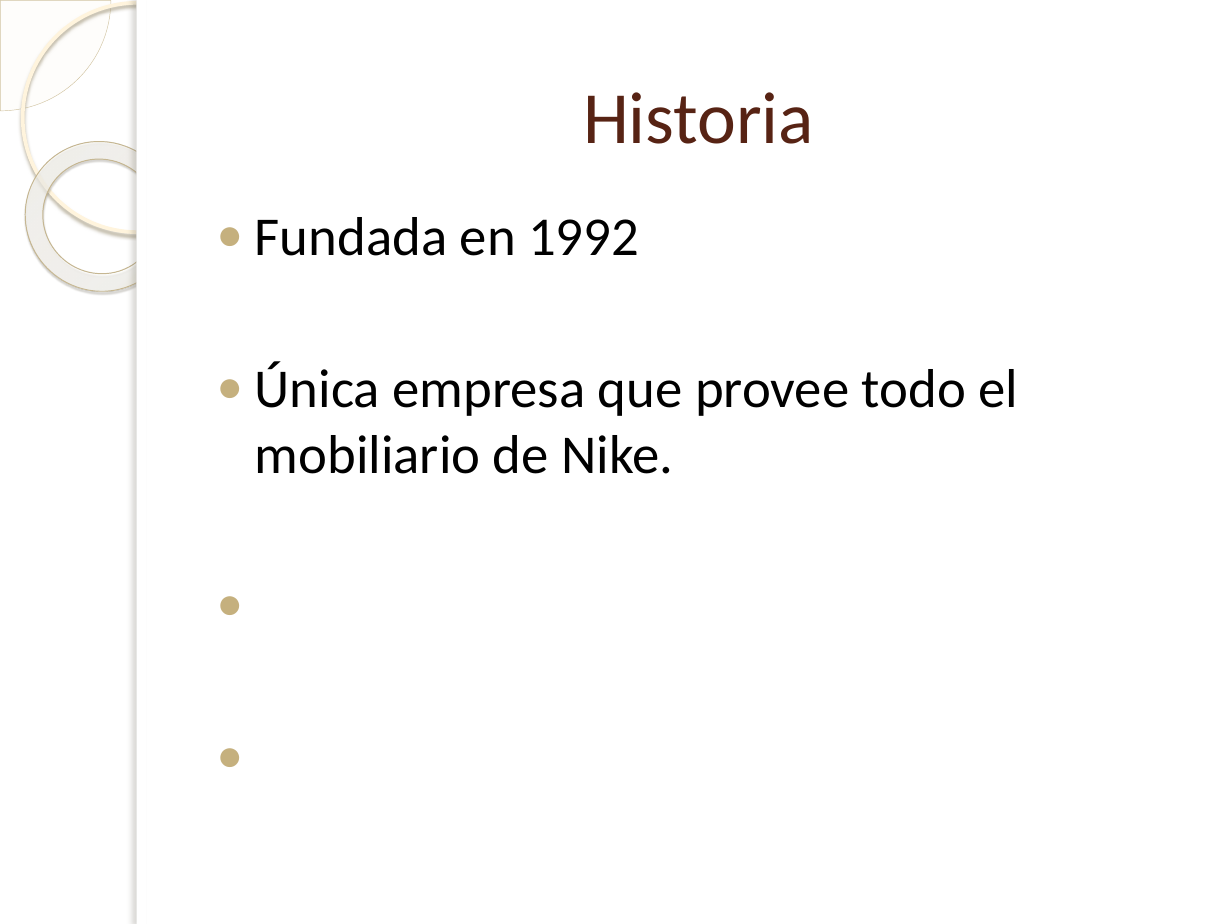
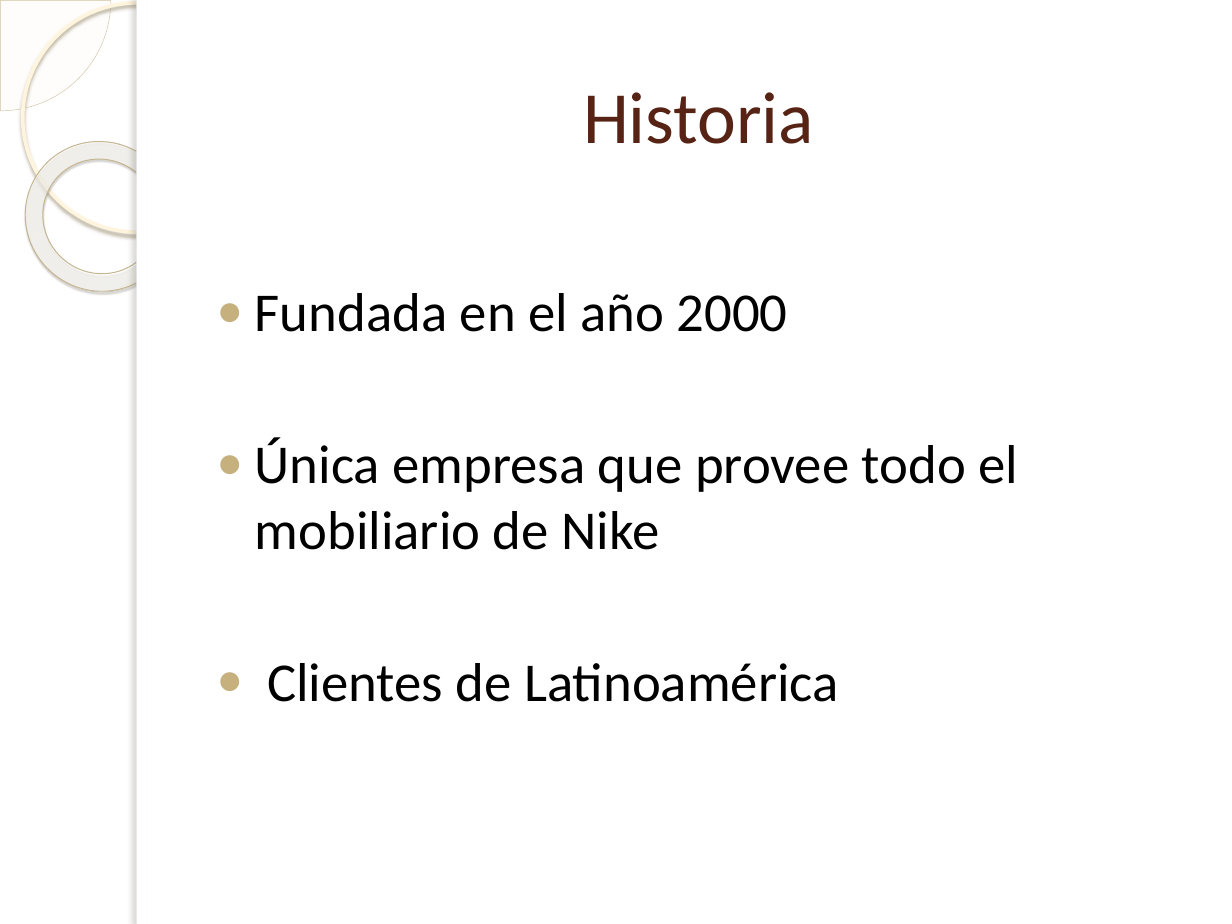
Before and after one commit to Bloodclot24/empresitas, a slide deck: slide 4 of Presentacion/Presentacion.pptx. Drawn at 1232x924 pixels with LibreOffice and Linux fonts; fonts in the diff are those of the drawing; background and template pictures are left out. Boxes give left, top, right and bottom in pixels: in the first picture for what was removed or moved away, otherwise in the second. Text is boxed around its words. In the diff, an @@ line names an element or a change of style, - is before the commit and + after.

```diff
--- a/Presentacion/Presentacion.pptx
+++ b/Presentacion/Presentacion.pptx
@@ text at (255, 293, 1019, 702): text changed @@
-● Fundada en 1992
-● Única empresa que provee todo el mobiliario de Nike.
+● Fundada en el año 2000
+● Única empresa que provee todo el mobiliario de Nike
+● Clientes de Latinoamérica
```
Also in this commit, not shown: 6 other slides changed, 6 slides added, 1 slide removed, 15 other files.
